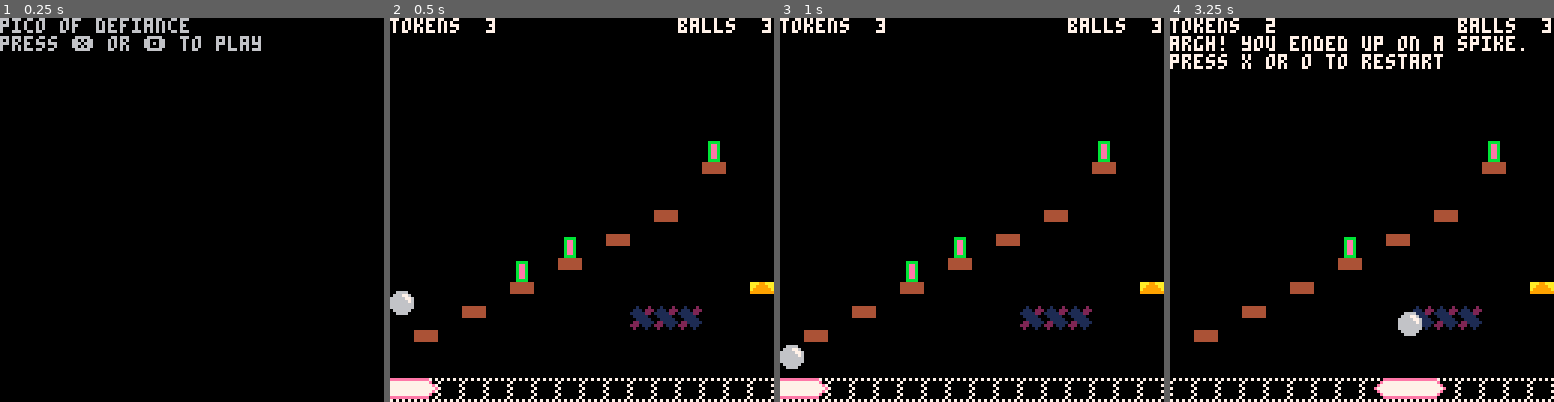
Above: before the commit, frames 1-4 (left to right).
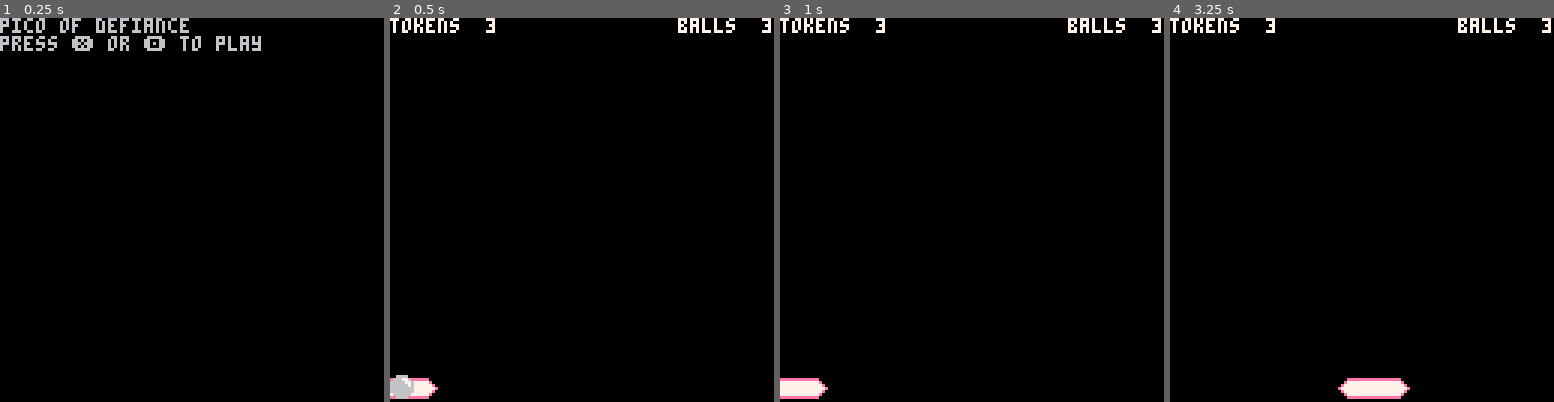
Above: after the commit, the same moments.

Repository: cinghycreations/defiance_of_pico
Game: PICO-8 cartridge defiance.p8
The game is run twice, just before and just after one commit, with the same random seed, the same clock (stepped at 60 frames per second) and the same inputs.
Inputs:
- Up to frame 1 (0.25 s): no input
- Up to frame 2 (0.5 s): tap X (X key) at 0.33 s
- Up to frame 3 (1 s): tap O (Z key) at 0.7 s
- Up to frame 4 (3.25 s): tap X (X key) at 1.07, 1.85, 2.97 s; hold Right 1.6-2.1 s; tap O (Z key) every 0.4 s from 1.7 to 2.9 s; hold Right 2.47-3.03 s; hold Left from 3.08 s (still down)

Frame 1 is identical in both runs. In frame 2, 4.7% of the frame differs, in the area x 0-100%, y 32-100%; in frame 3, 4.4%; in frame 4, 7.5%, in the area x 0-100%, y 1-100%.

Commit message:
Script to import levels from Tiled

Diff:
--- a/defiance.p8
+++ b/defiance.p8
@@ -141,36 +141,156 @@
 
 
 
+…(120 lines of a section not shown)…
 __map__
-0000000000000000000000000000000000000000000000000000000000000000000000000000000000000000000000000000000000000000000000000000000000000000000000000000000000000000000000000000000000000000000000000000000000000000000000000000000000000000000000000000000000000000
-0000000000000000000000000000000000000000000000000000000000000000000000000000000000000000000000000000000000000000000000000000000000000000000000000000000000000000000000000000000000000000000000000000000000000000000000000000000000000000000000000000000000000000
-0000000000000000000000000000000000000000000000000000000000000000000000000000000000000000000000000000000000000000000000000000000000000000000000000000000000000000000000000000000000000000000000000000000000000000000000000000000000000000000000000000000000000000
-0000000000000000000000000000000000000000000000000000000000000000000000000000000000000000000000000000000000000000000000000000000000000000000000000000000000000000000000000000000000000000000000000000000000000000000000000000000000000000000000000000000000000000
-0000000000000000000000000000000000000000000000000000000000000000000000000000000000000000000000000000000000000000000000000000000000000000000000000000000000000000000000000000000000000000000000000000000000000000000000000000000000000000000000000000000000000000
-0000000000000000000000000000000000000000000000000000000000000000000000000000000000000000000000000000000000000000000000000000000000000000000000000000000000000000000000000000000000000000000000000000000000000000000000000000000000000000000000000000000000000000
-0000000000000000000000000000000000000000000000000000000000000000000000000000000000000000000000000000000000000000000000000000000000000000000000000000000000000000000000000000000000000000000000000000000000000000000000000000000000000000000000000000000000000000
-0000000000000000000000000000000000000000000000000000000000000000000000000000000000000000000000000000000000000000000000000000000000000000000000000000000000000000000000000000000000000000000000000000000000000000000000000000000000000000000000000000000000000000
-0000000000000000000000000000000000000000000000000000000000000000000000000000000000000000000000000000000000000000000000000000000000000000000000000000000000000000000000000000000000000000000000000000000000000000000000000000000000000000000000000000000000000000
-0000000000000000000000000000000000000000000000000000000000000000000000000000000000000000000000000000000000000000000000000000000000000000000000000000000000000000000000000000000000000000000000000000000000000000000000000000000000000000000000000000000000000000
-0000000000000000000000000000000000000000000000000000000000000000000000000000000000000000000000000000000000000000000000000000000000000000000000000000000000000000000000000000000000000000000000000000000000000000000000000000000000000000000000000000000000000000
-0000000000000000000000000000000000000000000000000000000000000000000000000000000000000000000000000000000000000000000000000000000000000000000000000000000000000000000000000000000000000000000000000000000000000000000000000000000000000000000000000000000000000000
-0000000000000000000000000000000000000000000000000000000000000000000000000000000000000000000000000000000000000000000000000000000000000000000000000000000000000000000000000000000000000000000000000000000000000000000000000000000000000000000000000000000000000000
-0000000000000000000000000000000000000000000000000000000000000000000000000000000000000000000000000000000000000000000000000000000000000000000000000000000000000000000000000000000000000000000000000000000000000000000000000000000000000000000000000000000000000000
-0000000000000000000000000000000000000000000000000000000000000000000000000000000000000000000000000000000000000000000000000000000000000000000000000000000000000000000000000000000000000000000000000000000000000000000000000000000000000000000000000000000000000000
-0000000000000000000000000000000000000000000000000000000000000000000000000000000000000000000000000000000000000000000000000000000000000000000000000000000000000000000000000000000000000000000000000000000000000000000000000000000000000000000000000000000000000000
-0000000000000000000000000000000000000000000000000000000000000000000000000000000000000000000000000000000000000000000000000000000000000000000000000000000000000000000000000000000000000000000000000000000000000000000000000000000000000000000000000000000000000000
-0000000000000000000000000000000000000000000000000000000000000000000000000000000000000000000000000000000000000000000000000000000000000000000000000000000000000000000000000000000000000000000000000000000000000000000000000000000000000000000000000000000000000000
-0000000000000000000000000000000000000000000000000000000000000000000000000000000000000000000000000000000000000000000000000000000000000000000000000000000000000000000000000000000000000000000000000000000000000000000000000000000000000000000000000000000000000000
-0000000000000000000000000000000000000000000000000000000000000000000000000000000000000000000000000000000000000000000000000000000000000000000000000000000000000000000000000000000000000000000000000000000000000000000000000000000000000000000000000000000000000000
-0000000000000000000000000000000000000000000000000000000000000000000000000000000000000000000000000000000000000000000000000000000000000000000000000000000000000000000000000000000000000000000000000000000000000000000000000000000000000000000000000000000000000000
-0000000000000000000000000003000000000000000000000000000000000000000000000000000000000000000000000000000000000000000000000000000000000000000000000000000000000000000000000000000000000000000000000000000000000000000000000000000000000000000000000000000000000000
-0000000000000000000000000001000000000000000000000000000000000000000000000000000000000000000000000000000000000000000000000000000000000000000000000000000000000000000000000000000000000000000000000000000000000000000000000000000000000000000000000000000000000000
-0000000000000000000000000000000000000000000000000000000000000000000000000000000000000000000000000000000000000000000000000000000000000000000000000000000000000000000000000000000000000000000000000000000000000000000000000000000000000000000000000000000000000000
-0000000000000000000000010000000000000000000000000000000000000000000000000000000000000000000000000000000000000000000000000000000000000000000000000000000000000000000000000000000000000000000000000000000000000000000000000000000000000000000000000000000000000000
-0000000000000003000100000000000000000000000000000000000000000000000000000000000000000000000000000000000000000000000000000000000000000000000000000000000000000000000000000000000000000000000000000000000000000000000000000000000000000000000000000000000000000000
-0000000000030001000000000000000000000000000000000000000000000000000000000000000000000000000000000000000000000000000000000000000000000000000000000000000000000000000000000000000000000000000000000000000000000000000000000000000000000000000000000000000000000000
-0000000000010000000000000000000200000000000000000000000000000000000000000000000000000000000000000000000000000000000000000000000000000000000000000000000000000000000000000000000000000000000000000000000000000000000000000000000000000000000000000000000000000000
-0000000100000000000004040400000000000000000000000000000000000000000000000000000000000000000000000000000000000000000000000000000000000000000000000000000000000000000000000000000000000000000000000000000000000000000000000000000000000000000000000000000000000000
-0001000000000000000000000000000000000000000000000000000000000000000000000000000000000000000000000000000000000000000000000000000000000000000000000000000000000000000000000000000000000000000000000000000000000000000000000000000000000000000000000000000000000000
-0000000000000000000000000000000000000000000000000000000000000000000000000000000000000000000000000000000000000000000000000000000000000000000000000000000000000000000000000000000000000000000000000000000000000000000000000000000000000000000000000000000000000000
-0505050505050505050505050505050500000000000000000000000000000000000000000000000000000000000000000000000000000000000000000000000000000000000000000000000000000000000000000000000000000000000000000000000000000000000000000000000000000000000000000000000000000000
+0000000000000000000000000000000039393939393939393939393939393939000000000000000000000000000000000000000000000000000000000000000000000000000000000000000000000000000000000000000000000000000000000000000000000000000000000000000000000000000000000000000000000000
+0000000000000000000000000000000039393939393939393939393939393939000000000000000000000000000000000000000000000000000000000000000000000000000000000000000000000000000000000000000000000000000000000000000000000000000000000000000000000000000000000000000000000000
+0000000000000000000000000000000039393939393949393939393949393939000000000000000000000000000000000000000000000000000000000000000000000000000300000000000000000000000000000000000000000000000000000000000000000000000000000000000000000000000000000000000000000000
+0000000000000000000000000000000039393939393939393939393939393939000000000000000000000000000000000000000000000000000000000000000000000000000000000000000000000000000000000000000000000000000000000000000000000000000000000000000000000000000000000000000000000000
+00000000000000000000000000000000391a1b1c393939393939393939393939000000000000000000000000000000000000000000000000000000000000000000000000000000000000000000030000000000000000000000000000000000000000000000000000000000000000000000000000000000000000000000000000
+00000000000000000000000000000000392a3939393939393939393939393939000000000000000000000000000000000000000010111213141516171800000000000000000000000000000000000000000000000000000000000000000000000000000000000000000000000000000000000000000000000000000000000000
+00000000000000000000000000000000393a3b3c393939393939393939393939000000000000000000000000000000000000000020212223242526272800000000000000000100000000000000000000000000000000000000000000000000000000000000000000000000000000000000000000000000000000000000000000
+0000000000000000000000000000000039393939393939394939393939393939000000000000000000000000000000000000000000000030313236373800000000000000000000000000000000000000000000000000000000000000000000000000000000000000000000000000000000000000000000000000000000000000
+0000000000000000000000000000000039393939393939393939393939393939000000000000000000000000000000000000000000000040414246474800000000000001000000010000000000000000000000000000000000000000000000000000000000000000000000000000000000000000000000000000000000000000
+0000000000000000000000000000000039393949393939393939393939393939000000000000000000000000000000000000000000000000000000000000000000000000000000000000000000000000000000000000000000000000000000000000000000000000000000000000000000000000000000000000000000000000
+0000000000000000000000000000000039393939393939393939393939393939000000000000000000000000000000000000000000000000000000000000000000000300000000000003000000000400000000000000000000000000000000000000000000000000000000000000000000000000000000000000000000000000
+0000000000000000000000000000000039393939393939393939393939493939000000000000000000000000000000000000000000000000000000000000000000000100000100000001000000020400000000000000000000000000000000000000000000000000000000000000000000000000000000000000000000000000
+0000000000000000000000000000000039393939393939393939393939393939000000000000000000000000000000000000000000000000000000000000000000000000000000000000000000000400000000000000000000000000000000000000000000000000000000000000000000000000000000000000000000000000
+0000000000000000000000000000000039393939393939394939393939393939000000000000000000000000000000000000000000000000000000000000000000000000000000000000000000000000000000000000000000000000000000000000000000000000000000000000000000000000000000000000000000000000
+0000000000000000000000000000000039393939393939393939393939393939000000000000000000000000000000000000000000000000000000000000000000000000000000000000000000000000000000000000000000000000000000000000000000000000000000000000000000000000000000000000000000000000
+0000000000000000000000000000000029393939393939393939393939392929000000000000000000000000000000000000000000000000000000000000000005050505050505050505050505050505050505050505050505050505050505050505050505050505050505050505050505050505050505050505050505050505
+0000000000000000000000000000000019593939393939393939393939391919000000000000000000000000000000000000000000000000000000000000000000000000000000000000000000000000000000000000000000000000000000000000000000000000000000000000000000000000000000000000000000000000
+0000000000000000000000000000000019191959393939393939393939691919000000000000000000000000000000000000000000000000000000000000000000000000000000000000000000000000000000000000000000000000000000000000000000000000000000000000000000000000000000000000000000000000
+0000000000000000000000000000000019191919393939393939396919191919000000000000000000000000000000000000000000000000000000000000000000000000000000000000000000000000000000000000000000000000000000000000000000000000000000000000000000000000000000000000000000000000
+0000000000000000000000000000000019191919593939393939691919191919000000000000000000000000000000000000000000000000000000000000000000000000000000000000000000000000000000000000000000000000000000000000000000000000000000000000000000000000000000000000000000000000
+0000000000000000000000000000000019191919191959393939191919191919000000000000000000000000000000000000000000000000000000000000000000000000000000000000000000000000000000000000000000000000000000000000000000000000000000000000000000000000000000000000000000000000
+0000000000000000000000000000000019191919191919593969191919191919000000000000000000000000000000000000000000000000000000000000000000000000000000000000000000000000000000000000000000000000000000000000000000000000000000000000000000000000000000000000000000000000
+0000000000000000000000000000000019191919191919191919191919191919000000000000000000000000000000000000000000000000000000000000000000000000000000000000000000000000000000000000000000000000000000000000000000000000000000000000000000000000000000000000000000000000
+0000000000000000000000000000000019191919191919191919191919191919000000000000000000000000000000000000000000000000000000000000000000000000000000000000000000000000000000000000000000000000000000000000000000000000000000000000000000000000000000000000000000000000
+0000000000000000000000000000000019191919191919191919191919191919000000000000000000000000000000000000000000000000000000000000000000000000000000000000000000000000000000000000000000000000000000000000000000000000000000000000000000000000000000000000000000000000
+0000000000000000000000000000000019191919191919191919191919191919000000000000000000000000000000000000000000000000000000000000000000000000000000000000000000000000000000000000000000000000000000000000000000000000000000000000000000000000000000000000000000000000
+0000000000000000000000000000000019191919191919191919191919191919000000000000000000000000000000000000000000000000000000000000000000000000000000000000000000000000000000000000000000000000000000000000000000000000000000000000000000000000000000000000000000000000
+0000000000000000000000000000000019191919191919191919191919191919000000000000000000000000000000000000000000000000000000000000000000000000000000000000000000000000000000000000000000000000000000000000000000000000000000000000000000000000000000000000000000000000
+0000000000000000000000000000000019191919191919191919191919191919000000000000000000000000000000000000000000000000000000000000000000000000000000000000000000000000000000000000000000000000000000000000000000000000000000000000000000000000000000000000000000000000
+0000000000000000000000000000000019191919191919191919191919191919000000000000000000000000000000000000000000000000000000000000000000000000000000000000000000000000000000000000000000000000000000000000000000000000000000000000000000000000000000000000000000000000
+0000000000000000000000000000000019191919191919191919191919191919000000000000000000000000000000000000000000000000000000000000000000000000000000000000000000000000000000000000000000000000000000000000000000000000000000000000000000000000000000000000000000000000
+0000000000000000000000000000000019191919191919191919191919191919000000000000000000000000000000000000000000000000000000000000000005050505050505050505050505050505050505050505050505050505050505050505050505050505050505050505050505050505050505050505050505050505
Not shown, changed: 248 lines of the sprite sheet (__gfx__) section of defiance.p8
Not shown, added: convert_map.py
